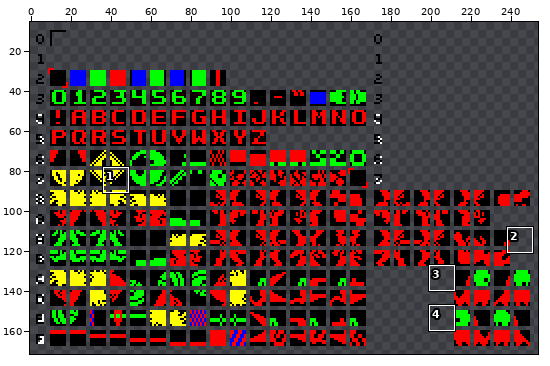
Two versions of one sprite sheet, SpriteRotate/newtiles.png. The first picture is a wide view before the edit; the outline marks the close-up.
Close-up. As it was:
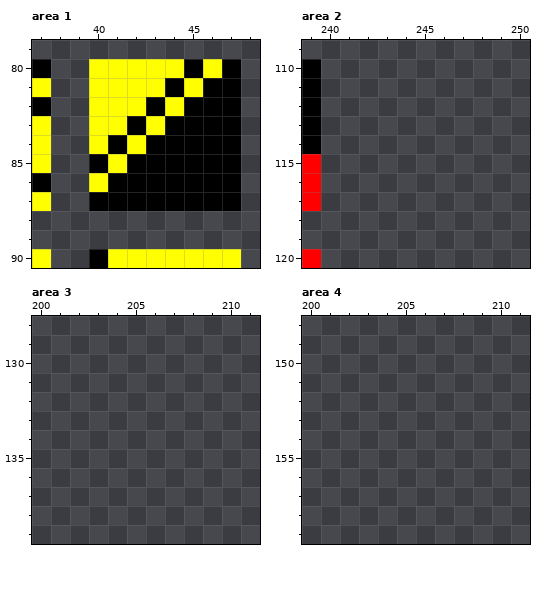
The file is 258x178 pixels. Pixels under 10% opacity are left out. Colours within 5 levels of each other are drawn and written as one. Shown: area 1: x 37..48, y 79..90; area 2: x 239..250, y 109..120; area 3: x 200..211, y 128..139; area 4: x 200..211, y 148..159. The wide view leaves out empty margins. The commit also changed other parts of the picture, which this record leaves out.
Now the later version:
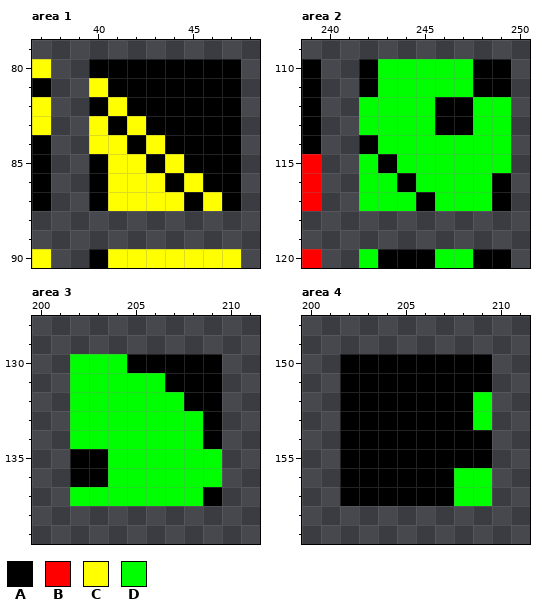
Palette (. is transparent): A #000000  B #ff0000  C #ffff00  D #00ff00
From old to new:
{"where": "area 1"}
{"y":80,"x":37,"old":"A","new":"C"}
{"y":80,"x":40,"old":"CCCCC","new":"AAAAA"}
{"y":80,"x":46,"old":"C","new":"A"}
{"y":81,"x":37,"old":"C","new":"A"}
{"y":81,"x":41,"old":"CCC","new":"AAA"}
{"y":81,"x":45,"old":"C","new":"A"}
{"y":82,"x":37,"old":"A","new":"C"}
{"y":82,"x":40,"old":"C","new":"A"}
{"y":82,"x":42,"old":"C","new":"A"}
{"y":82,"x":44,"old":"C","new":"A"}
{"y":83,"x":41,"old":"CAC","new":"ACA"}
{"y":84,"x":37,"old":"C","new":"A"}
{"y":84,"x":41,"old":"ACA","new":"CAC"}
{"y":85,"x":37,"old":"C","new":"A"}
{"y":85,"x":42,"old":"A","new":"C"}
{"y":85,"x":44,"old":"A","new":"C"}
{"y":86,"x":40,"old":"CAAA","new":"ACCC"}
{"y":86,"x":45,"old":"A","new":"C"}
{"y":87,"x":37,"old":"C","new":"A"}
{"y":87,"x":41,"old":"AAAA","new":"CCCC"}
{"y":87,"x":46,"old":"A","new":"C"}
{"where": "area 2"}
{"y":110,"x":242,"old":"........","new":"ADDDDDAA"}
{"y":111,"x":242,"old":"........","new":"ADDDDDAA"}
{"y":112,"x":242,"old":"........","new":"DDDDAADD"}
{"y":113,"x":242,"old":"........","new":"DDDDAADD"}
{"y":114,"x":242,"old":"........","new":"ADDDDDDD"}
{"y":115,"x":242,"old":"........","new":"DADDDDDD"}
{"y":116,"x":242,"old":"........","new":"DDADDDDA"}
{"y":117,"x":242,"old":"........","new":"DDDADDDA"}
{"y":120,"x":242,"old":"........","new":"DAAADDAA"}
{"where": "area 3"}
{"y":130,"x":202,"old":"........","new":"DDDAAAAA"}
{"y":131,"x":202,"old":"........","new":"DDDDDAAA"}
{"y":132,"x":202,"old":"........","new":"DDDDDDAA"}
{"y":133,"x":202,"old":"........","new":"DDDDDDDA"}
{"y":134,"x":202,"old":"........","new":"DDDDDDDA"}
{"y":135,"x":202,"old":"........","new":"AADDDDDD"}
{"y":136,"x":202,"old":"........","new":"AADDDDDD"}
{"y":137,"x":202,"old":"........","new":"DDDDDDDA"}
{"where": "area 4"}
{"y":150,"x":202,"old":"........","new":"AAAAAAAA"}
{"y":151,"x":202,"old":"........","new":"AAAAAAAA"}
{"y":152,"x":202,"old":"........","new":"AAAAAAAD"}
{"y":153,"x":202,"old":"........","new":"AAAAAAAD"}
{"y":154,"x":202,"old":"........","new":"AAAAAAAA"}
{"y":155,"x":202,"old":"........","new":"AAAAAAAA"}
{"y":156,"x":202,"old":"........","new":"AAAAAADD"}
{"y":157,"x":202,"old":"........","new":"AAAAAADD"}
{"label":"changed","picture_box":[32,59,222,211]}
{"label":"added","picture_box":[359,59,511,268]}
{"label":"added","picture_box":[70,354,222,506]}
{"label":"added","picture_box":[340,354,492,506]}
